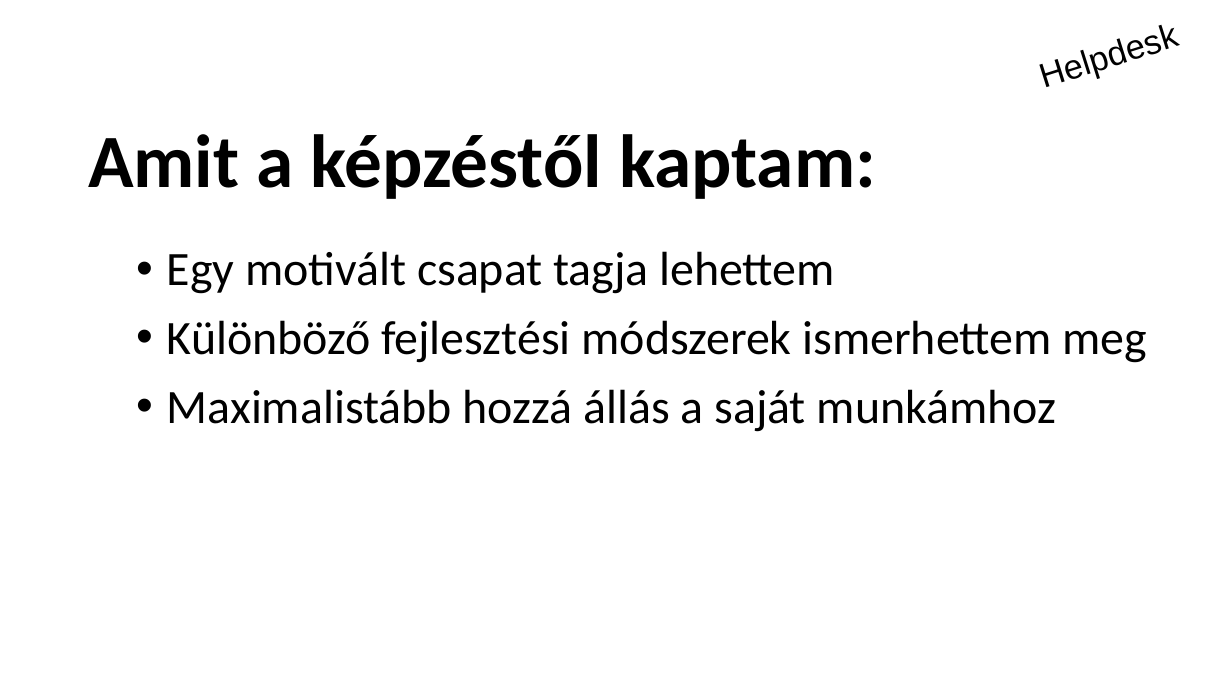
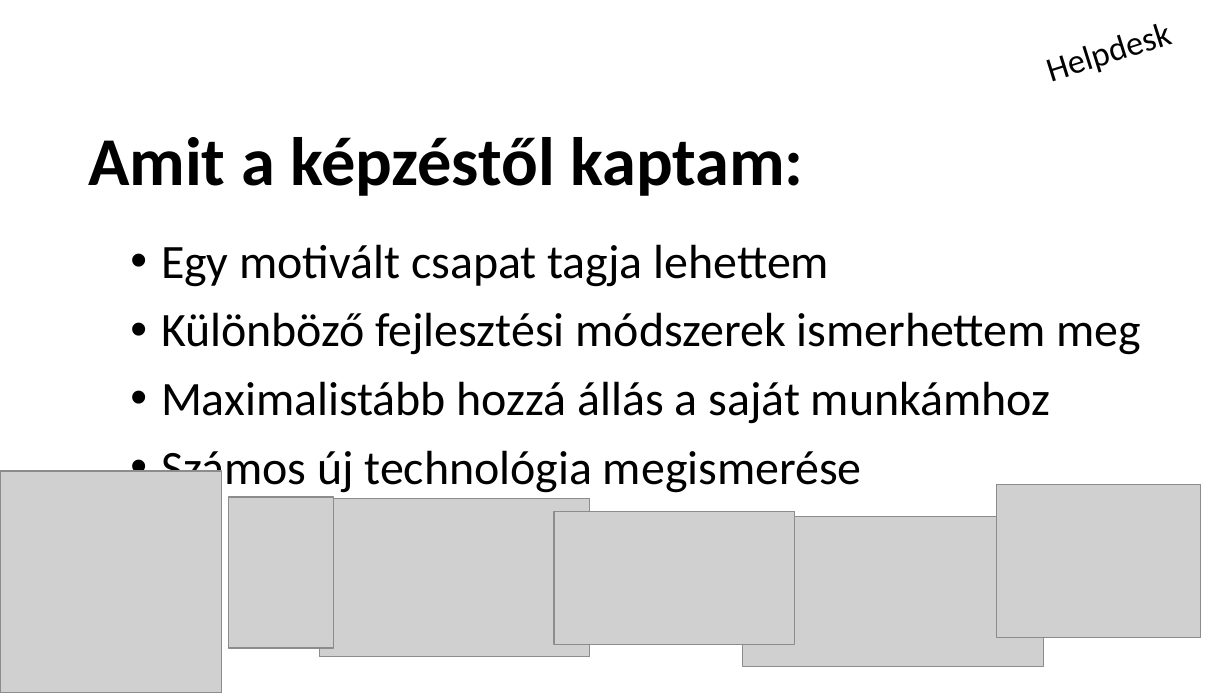
Before and after one commit to schonherz-java-ee-2016-q4/project, a slide deck: slide 7 of presentation/Helpdesk/Tóth László/toth_laszlo.pptx (slide 8 before the commit). Drawn at 1232x693 pixels with LibreOffice and Linux fonts; fonts in the diff are those of the drawing; grey boxes stand for pictures; background and template pictures are left out. Boxes give left, top, right and bottom in pixels: in the first picture for what was removed or moved away, otherwise in the second. Text is boxed around its words. In the diff, an @@ line names an element or a change of style, - is before the commit and + after.

Commit message:
update

```diff
--- a/presentation/Helpdesk/Tóth László/toth_laszlo.pptx
+++ b/presentation/Helpdesk/Tóth László/toth_laszlo.pptx
@@ text "Helpdesk" at <box>999,0,1215,108</box>: font Arial to Calibri @@
@@ title "Amit a képzéstől kaptam:" at <box>88,137,803,196</box>: size 44 to 40 pt @@
@@ text "Egy motivált csapat tagja lehettem": place and size @@
-text "Egy motivált csapat tagja lehettem" at <box>167,251,1147,432</box>
+text "Egy motivált csapat tagja lehettem" at <box>161,244,1141,496</box>
@@ picture added at <box>0,471,222,692</box> @@
@@ text at <box>161,450,862,496</box>: paragraph added @@
+• Számos új technológia megismerése
@@ picture added at <box>229,496,334,648</box> @@
@@ picture added at <box>319,499,589,657</box> @@
@@ picture added at <box>997,484,1200,637</box> @@
@@ picture added at <box>554,511,795,644</box> @@
@@ picture added at <box>743,516,1044,667</box> @@
```
Also in this commit, not shown: 6 other slides changed, 1 slide removed.
